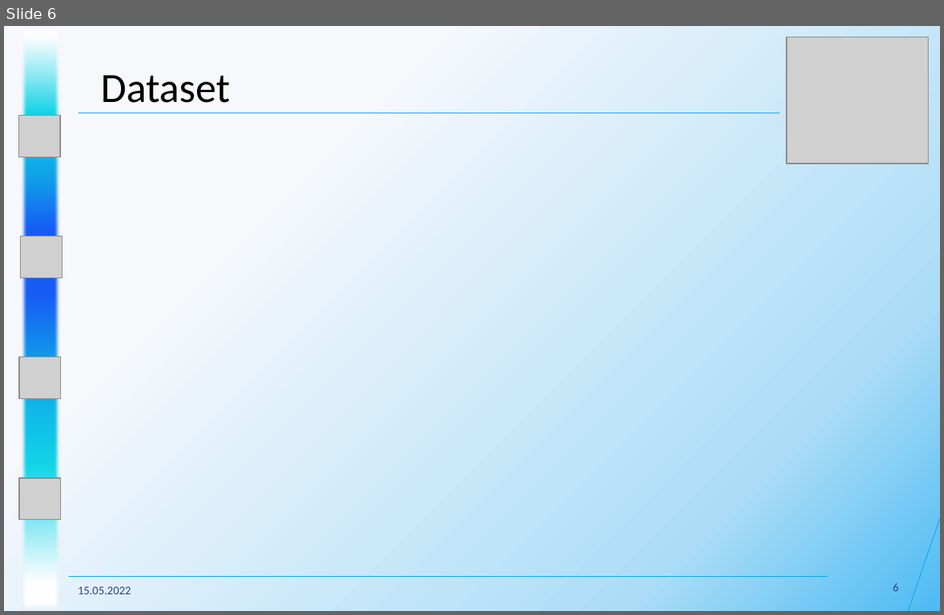
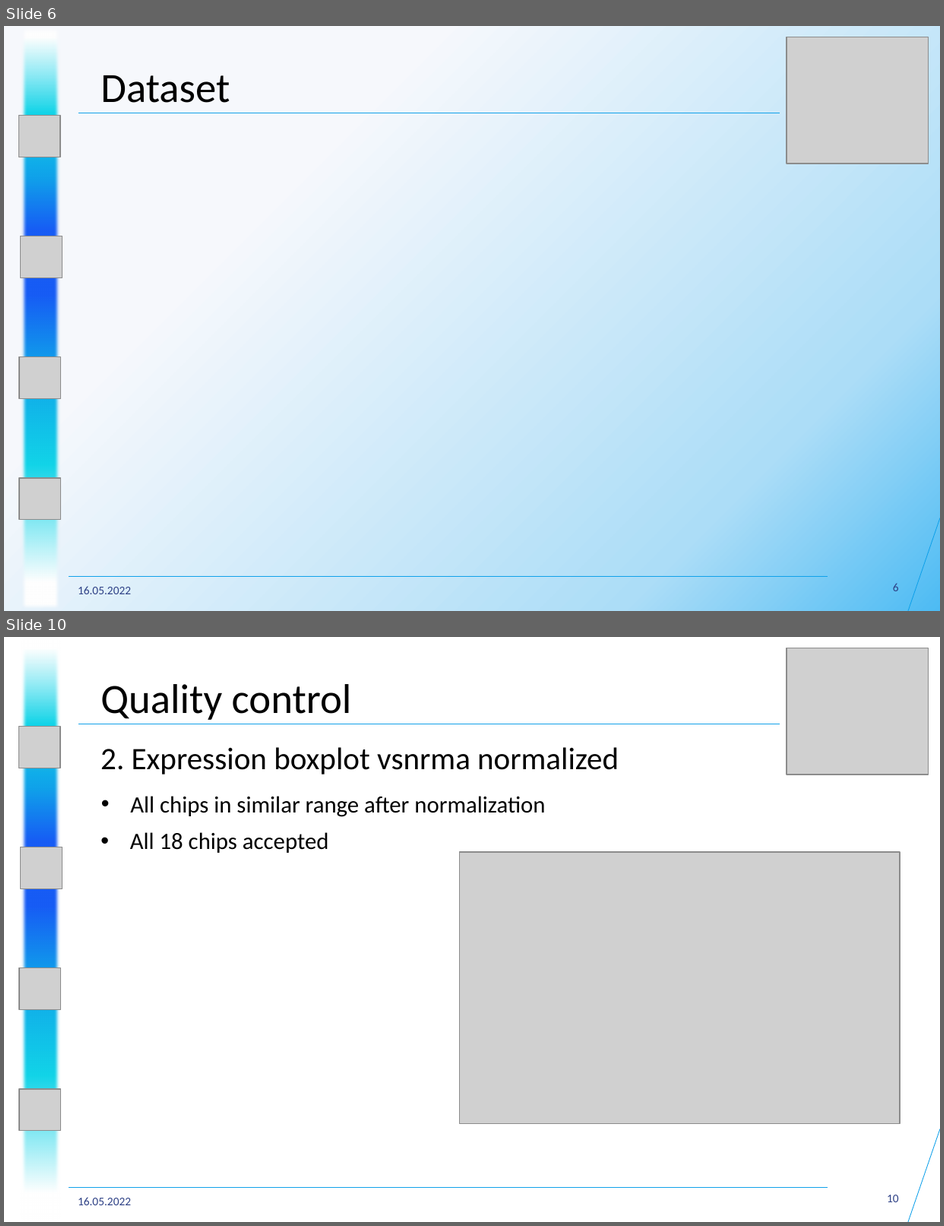
Before and after one commit to datascience-mobi-2022/2022-topic-04-team-01, a slide deck: Presentations/Project Proposal/Project Proposal Presentation Structure+.pptx. Shown one above the other, each under a label of ours: slide 6 before the commit, slides 6 and 10 after it; the slides between them are not shown. The pictures are 944x615 and 944x1226 pixels, drawn with LibreOffice and Linux fonts; fonts in the diff are those of the drawing; grey boxes stand for pictures. Boxes give left, top, right and bottom in pixels: in the first picture for what was removed or moved away, otherwise in the second. Text is boxed around its words. In the diff, an @@ line names an element or a change of style, - is before the commit and + after.

```diff
--- a/Presentations/Project Proposal/Project Proposal Presentation Structure+.pptx
+++ b/Presentations/Project Proposal/Project Proposal Presentation Structure+.pptx
@@ slide 10 added at [4, 637, 940, 1222], background #FFFFFF @@
@@ rectangle added at [20, 637, 62, 1222], fill gradient #FFFFFF to #12D4E8 to #10A1EA to #175CF5 @@
@@ picture added at [787, 648, 929, 775] @@
@@ text added at [101, 684, 352, 720], 32 pt, text #000000 @@
+Quality control
@@ picture added at [19, 726, 61, 768] @@
@@ line added from (78, 724) to (780, 724), #10A1EA 0.5 pt @@
@@ text added at [101, 747, 619, 775], 24 pt, text #000000 @@
+2. Expression boxplot vsnrma normalized
@@ text added at [130, 796, 545, 817], 18 pt, text #000000 @@
+• All chips in similar range after normalization
@@ text added at [130, 832, 329, 853], 18 pt, text #000000 @@
+• All 18 chips accepted
@@ picture added at [21, 848, 63, 890] @@
@@ picture added at [460, 852, 900, 1124] @@
@@ picture added at [19, 968, 61, 1011] @@
@@ picture added at [19, 1089, 61, 1131] @@
@@ line added from (940, 1129) to (908, 1222), #10A1EA 0.5 pt @@
@@ line added from (69, 1187) to (828, 1187), #10A1EA 0.5 pt @@
@@ text added at [78, 1197, 131, 1205], 9 pt, text #2E4186 @@
+16.05.2022
@@ page number added at [887, 1195, 899, 1202], 9 pt, text #2E4186 @@
+10
@@ slide 6 changed as well @@
@@ text at [78, 586, 131, 594]: text changed @@
-15.05.2022
+16.05.2022
```
Also in this commit, not shown: 9 other slides changed, 5 other slides added.
